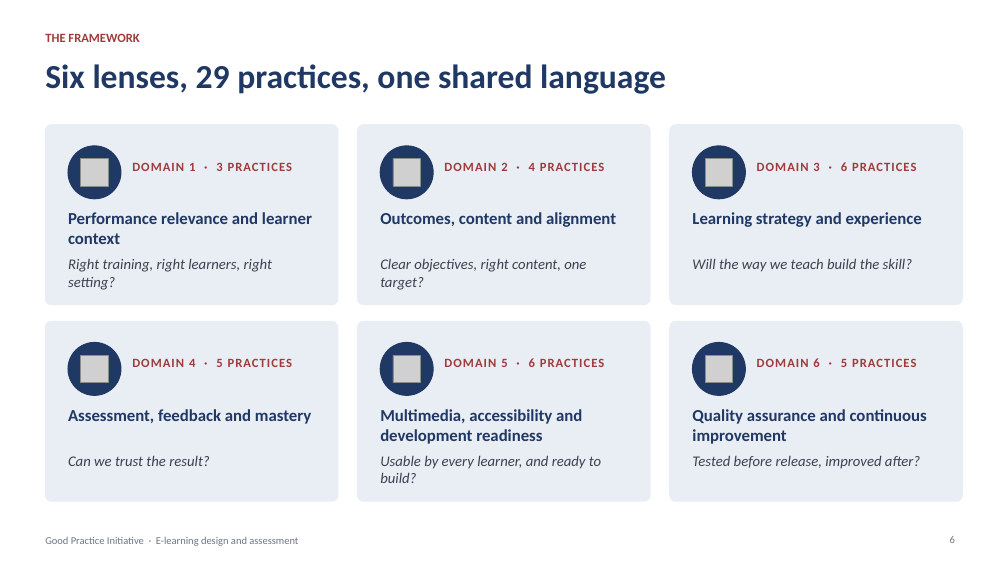
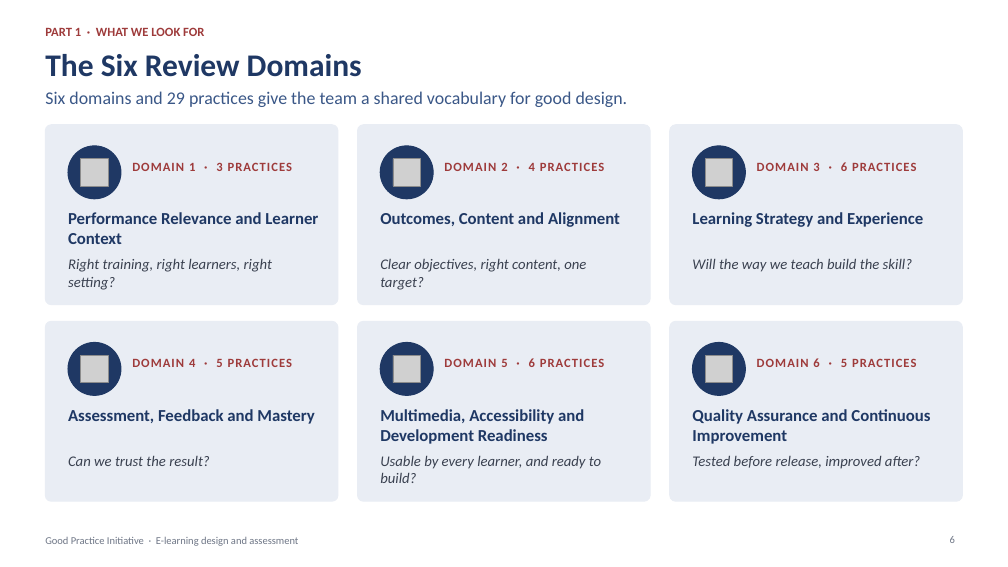
Before and after one commit to hpf118/Tina, a slide deck: slide 6 of good-practice-deck/Good-Practice-Initiative-Team-Briefing.pptx. Drawn at 1008x567 pixels with LibreOffice and Linux fonts; fonts in the diff are those of the drawing; grey boxes stand for pictures. Boxes give left, top, right and bottom in pixels: in the first picture for what was removed or moved away, otherwise in the second. Text is boxed around its words. In the diff, an @@ line names an element or a change of style, - is before the commit and + after.

```diff
--- a/good-practice-deck/Good-Practice-Initiative-Team-Briefing.pptx
+++ b/good-practice-deck/Good-Practice-Initiative-Team-Briefing.pptx
@@ text added at (x1=45, y1=27, x2=204, y2=36), 12 pt, text #9E3B3B, bold @@
+PART 1 · WHAT WE LOOK FOR
@@ text removed at (x1=45, y1=33, x2=139, y2=42) @@
-THE FRAMEWORK
@@ title added at (x1=45, y1=54, x2=362, y2=77), 30 pt, text #1F3864, bold @@
+The Six Review Domains
@@ title removed at (x1=45, y1=64, x2=666, y2=94) @@
-Six lenses, 29 practices, one shared language
@@ text added at (x1=45, y1=91, x2=628, y2=107), 17 pt, text #3A5787 @@
+Six domains and 29 practices give the team a shared vocabulary for good design.
@@ text at (x1=68, y1=212, x2=318, y2=244): text changed @@
-Performance relevance and learner context
+Performance Relevance and Learner Context
@@ text at (x1=380, y1=212, x2=620, y2=227): text changed @@
-Outcomes, content and alignment
+Outcomes, Content and Alignment
@@ text at (x1=692, y1=212, x2=923, y2=227): text changed @@
-Learning strategy and experience
+Learning Strategy and Experience
@@ text at (x1=68, y1=409, x2=314, y2=424): text changed @@
-Assessment, feedback and mastery
+Assessment, Feedback and Mastery
@@ text at (x1=380, y1=409, x2=584, y2=444): text changed @@
-Multimedia, accessibility and development readiness
+Multimedia, Accessibility and Development Readiness
@@ text at (x1=692, y1=409, x2=930, y2=444): text changed @@
-Quality assurance and continuous improvement
+Quality Assurance and Continuous Improvement
```
Also in this commit, not shown: 26 other slides changed, 2 other files.
